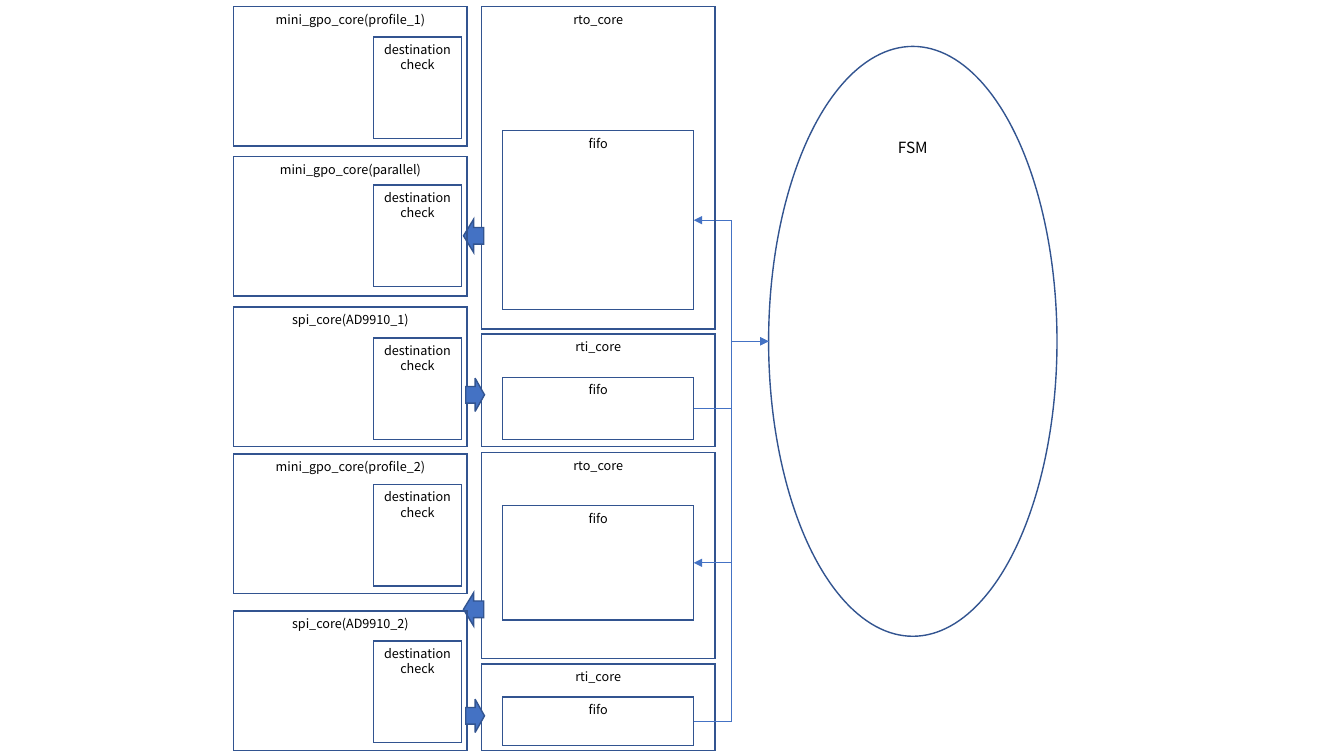
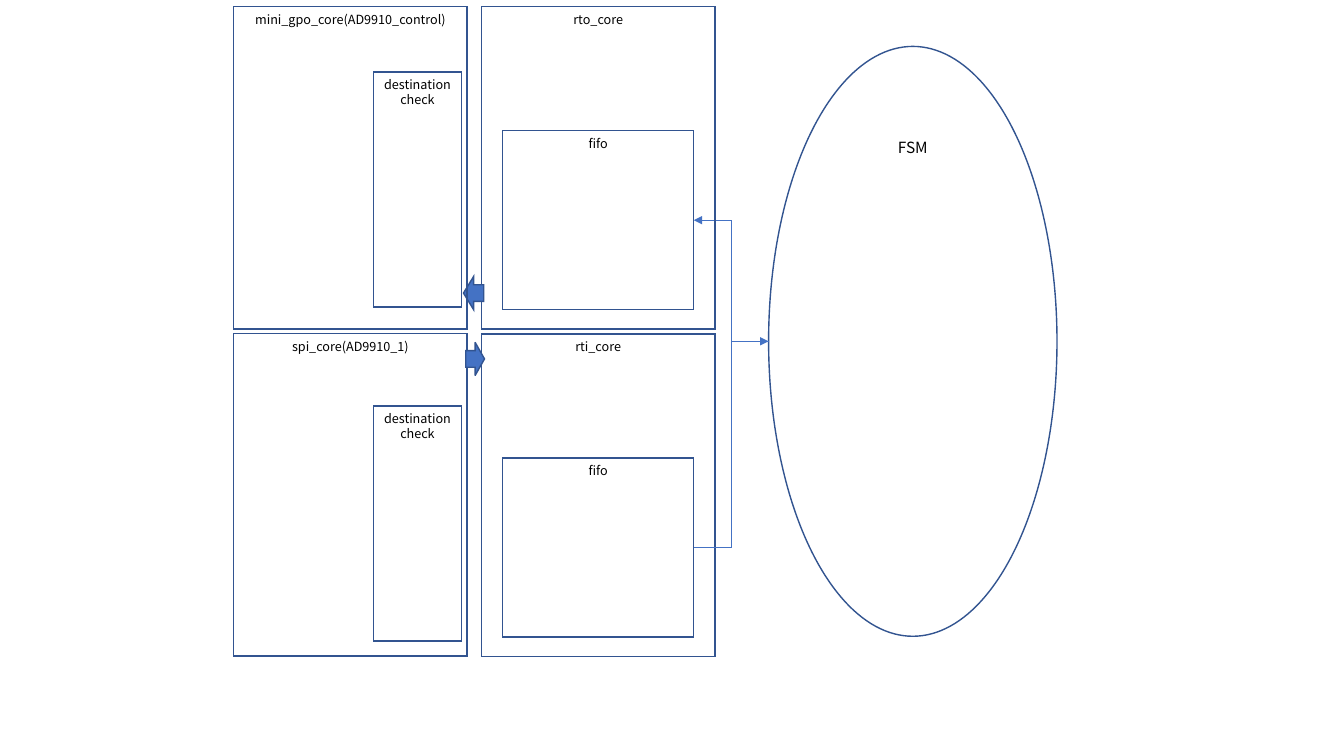
Before and after one commit to snu-quiqcl/AD9910, a slide deck: slide 15 of AD9912_MODULE.pptx. Drawn at 1344x756 pixels with LibreOffice and Linux fonts; fonts in the diff are those of the drawing. Boxes give left, top, right and bottom in pixels: in the first picture for what was removed or moved away, otherwise in the second. Text is boxed around its words. In the diff, an @@ line names an element or a change of style, - is before the commit and + after.

Commit message:
AD9910 gpi_core, rti_core are considered and gpo_core, rto_core was changed to using addr

```diff
--- a/AD9912_MODULE.pptx
+++ b/AD9912_MODULE.pptx
@@ rectangle "mini_gpo_core(AD9910_control)": place and size @@
-rectangle "mini_gpo_core(AD9910_control)" at (234, 156, 468, 295)
+rectangle "mini_gpo_core(AD9910_control)" at (234, 6, 468, 329)
@@ rectangle removed at (234, 6, 468, 145) @@
-mini_gpo_core(profile_1)
@@ text in rectangle at (255, 14, 446, 27): text changed @@
-mini_gpo_core(parallel)
+mini_gpo_core(AD9910_control)
@@ rectangle removed at (373, 37, 462, 139) @@
-destination check
@@ rectangle "destination check": place and size @@
-rectangle "destination check" at (373, 186, 462, 287)
+rectangle "destination check" at (373, 73, 462, 308)
@@ right arrow: place and size @@
-right arrow at (464, 219, 484, 252)
+right arrow at (464, 276, 484, 310)
@@ rectangle "spi_core(AD9910_1)": place and size @@
-rectangle "spi_core(AD9910_1)" at (234, 307, 468, 446)
+rectangle "spi_core(AD9910_1)" at (234, 334, 468, 656)
@@ right arrow: place and size @@
-right arrow at (466, 378, 485, 411)
+right arrow at (466, 343, 485, 376)
@@ rectangle "rti_core": place and size @@
-rectangle "rti_core" at (481, 334, 715, 447)
+rectangle "rti_core" at (481, 334, 715, 656)
@@ elbow arrow moved from (694, 408) - (768, 342) to (694, 547) - (768, 342) @@
@@ elbow arrow removed from (769, 342) to (694, 563) @@
@@ elbow arrow removed from (694, 722) to (768, 342) @@
@@ rectangle "destination check": place and size @@
-rectangle "destination check" at (373, 338, 462, 440)
+rectangle "destination check" at (373, 406, 462, 641)
@@ rectangle removed at (234, 454, 468, 593) @@
-mini_gpo_core(profile_2)
@@ rectangle removed at (481, 453, 715, 658) @@
-rto_core
@@ rectangle "fifo": place and size @@
-rectangle "fifo" at (503, 377, 694, 440)
+rectangle "fifo" at (503, 458, 694, 637)
@@ rectangle removed at (373, 485, 462, 587) @@
-destination check
@@ rectangle removed at (503, 506, 694, 621) @@
-fifo
@@ right arrow removed at (464, 593, 484, 626) @@
@@ rectangle removed at (234, 611, 468, 750) @@
-spi_core(AD9910_2)
@@ rectangle removed at (373, 641, 462, 743) @@
-destination check
@@ rectangle removed at (481, 664, 715, 751) @@
-rti_core
@@ right arrow removed at (466, 700, 485, 733) @@
@@ rectangle removed at (503, 698, 694, 746) @@
-fifo
```
Also in this commit, not shown: 5 other slides changed, 3 slides added.
